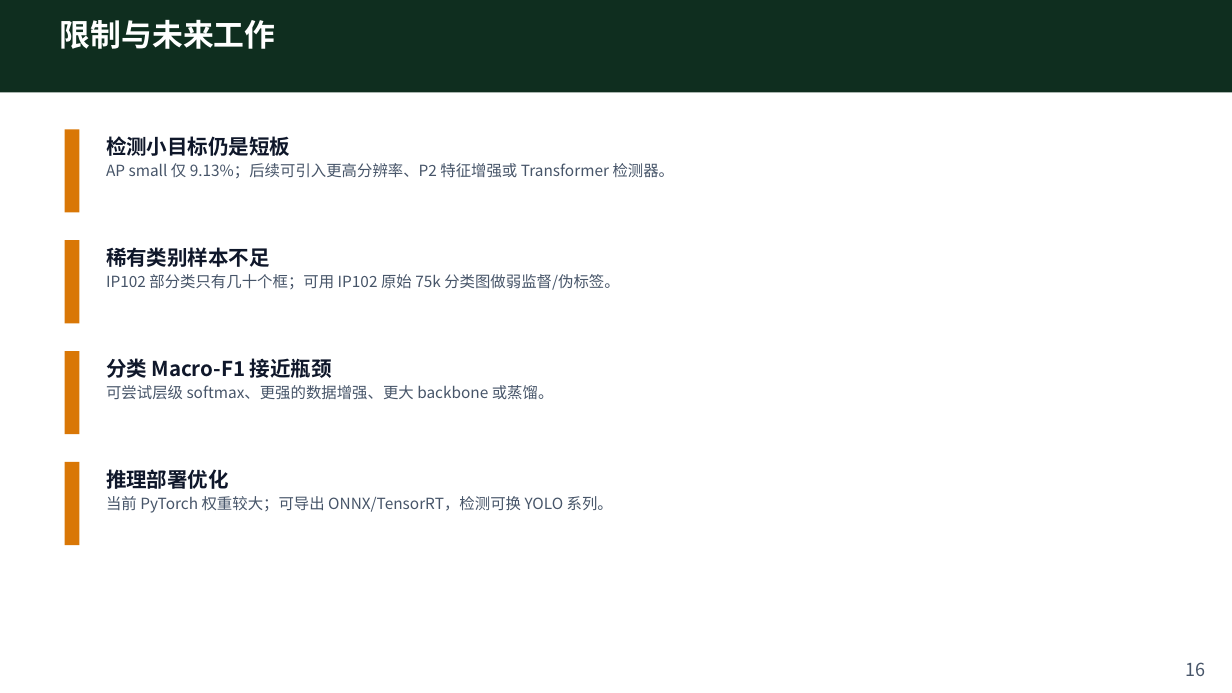
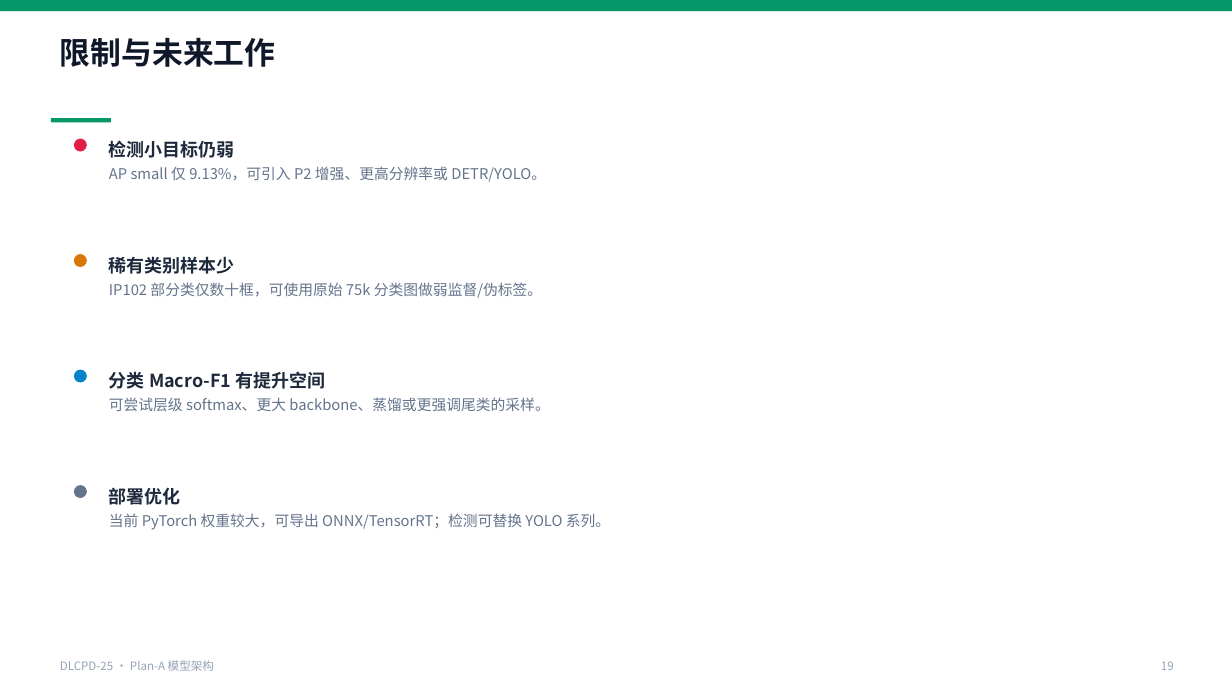
Before and after one commit to kfzeng1/DLCPD-25, a slide deck: slide 19 of docs/presentations/plan-a-model-architecture.pptx (slide 16 before the commit). Drawn at 1232x693 pixels with LibreOffice and Linux fonts; fonts in the diff are those of the drawing. Boxes give left, top, right and bottom in pixels: in the first picture for what was removed or moved away, otherwise in the second. Text is boxed around its words. In the diff, an @@ line names an element or a change of style, - is before the commit and + after.

```diff
--- a/docs/presentations/plan-a-model-architecture.pptx
+++ b/docs/presentations/plan-a-model-architecture.pptx
@@ rectangle: place and size @@
-rectangle at bbox=[0, 0, 1232, 92]
+rectangle at bbox=[0, 0, 1232, 11]
@@ rectangle at bbox=[0, 0, 1232, 11]: fill #0F2E1F to #059669 @@
@@ text "限制与未来工作": place and size @@
-text "限制与未来工作" at bbox=[60, 19, 276, 49]
+text "限制与未来工作" at bbox=[60, 37, 276, 67]
@@ text "限制与未来工作" at bbox=[60, 37, 276, 67]: text colour #FFFFFF to #0F172A @@
@@ rectangle added at bbox=[51, 118, 111, 122], fill #059669 @@
@@ rectangle removed at bbox=[65, 129, 79, 213] @@
@@ ellipse added at bbox=[74, 139, 87, 152], fill #E11D48 @@
@@ text at bbox=[109, 140, 546, 182]: text changed; size 12 to 11.5 pt; text colour #475569 to #64748B @@
-检测小目标仍是短板
-AP small 仅 9.13%；后续可引入更高分辨率、P2 特征增强或 Transformer 检测器。
+检测小目标仍弱
+AP small 仅 9.13%，可引入 P2 增强、更高分辨率或 DETR/YOLO。
@@ rectangle removed at bbox=[65, 240, 79, 323] @@
@@ ellipse added at bbox=[74, 254, 87, 267], fill #D97706 @@
@@ text at bbox=[109, 256, 542, 298]: text changed; size 12 to 11.5 pt; text colour #475569 to #64748B @@
-稀有类别样本不足
-IP102 部分类只有几十个框；可用 IP102 原始 75k 分类图做弱监督/伪标签。
+稀有类别样本少
+IP102 部分类仅数十框，可使用原始 75k 分类图做弱监督/伪标签。
@@ rectangle removed at bbox=[65, 351, 79, 434] @@
@@ ellipse added at bbox=[74, 370, 87, 383], fill #0284C7 @@
@@ text at bbox=[109, 371, 549, 411]: text changed; size 12 to 11.5 pt; text colour #475569 to #64748B @@
-分类 Macro-F1 接近瓶颈
-可尝试层级 softmax、更强的数据增强、更大 backbone 或蒸馏。
+分类 Macro-F1 有提升空间
+可尝试层级 softmax、更大 backbone、蒸馏或更强调尾类的采样。
@@ rectangle removed at bbox=[65, 462, 79, 545] @@
@@ ellipse added at bbox=[74, 485, 87, 498], fill #64748B @@
@@ text at bbox=[109, 487, 610, 530]: text changed; size 12 to 11.5 pt; text colour #475569 to #64748B @@
-推理部署优化
-当前 PyTorch 权重较大；可导出 ONNX/TensorRT，检测可换 YOLO 系列。
+部署优化
+当前 PyTorch 权重较大，可导出 ONNX/TensorRT；检测可替换 YOLO 系列。
@@ text added at bbox=[60, 660, 214, 671], 9 pt, text #94A3B8 @@
+DLCPD-25 · Plan-A 模型架构
@@ text added at bbox=[1161, 661, 1174, 670], 9 pt, text #94A3B8 @@
+19
@@ text removed at bbox=[1186, 662, 1206, 676] @@
-16
```
Also in this commit, not shown: 7 other slides changed, 12 slides added, 9 slides removed, 1 other file.
